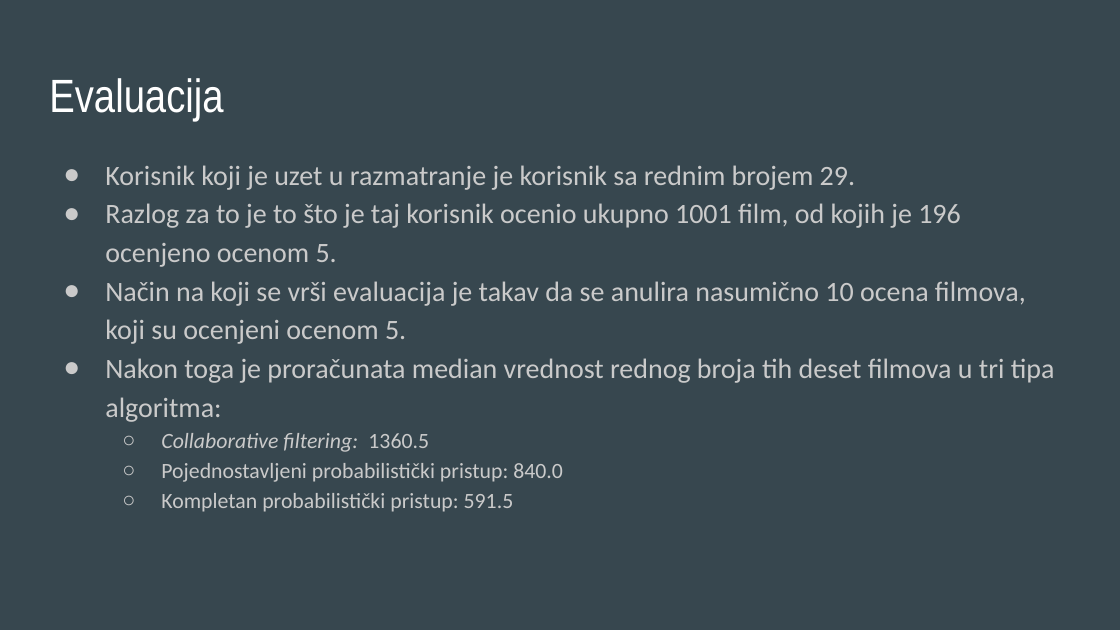
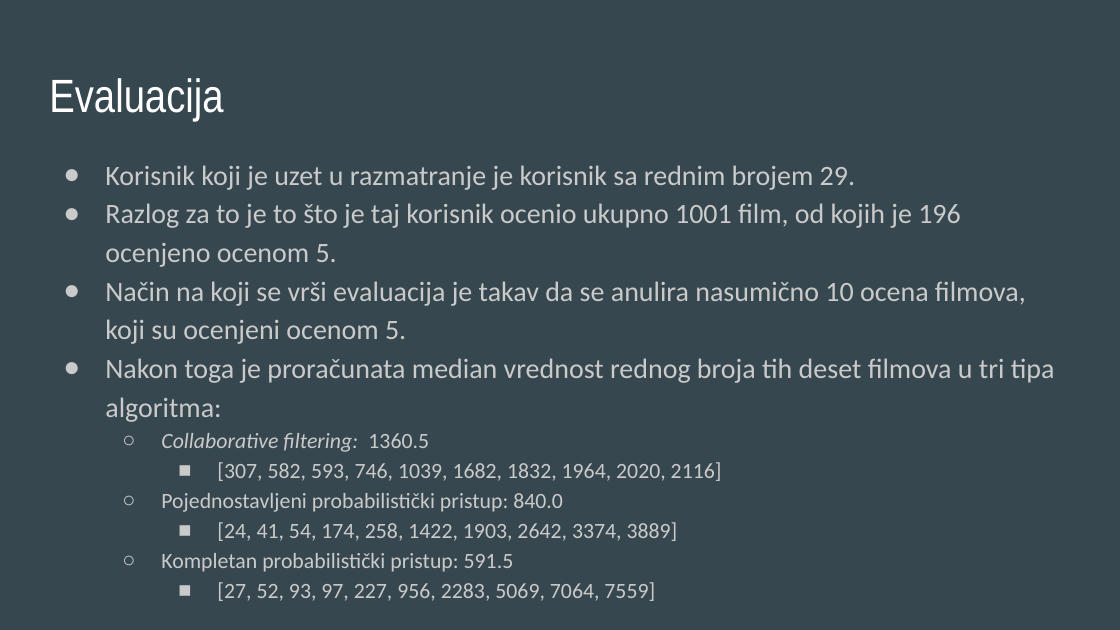
Before and after one commit to svetozarstojkovic/movie-recommender-probabilistic, a slide deck: slide 14 of prezentacija/Sistem za preporuku zasnovan na probabilističkom pristupu.pptx. Drawn at 1120x630 pixels with LibreOffice and Linux fonts; fonts in the diff are those of the drawing. Boxes give left, top, right and bottom in pixels: in the first picture for what was removed or moved away, otherwise in the second. Text is boxed around its words. In the diff, an @@ line names an element or a change of style, - is before the commit and + after.

```diff
--- a/prezentacija/Sistem za preporuku zasnovan na probabilističkom pristupu.pptx
+++ b/prezentacija/Sistem za preporuku zasnovan na probabilističkom pristupu.pptx
@@ text at [217, 462, 722, 481]: paragraph added @@
+    ■ [307, 582, 593, 746, 1039, 1682, 1832, 1964, 2020, 2116]
@@ text at [217, 522, 678, 541]: paragraph added @@
+    ■ [24, 41, 54, 174, 258, 1422, 1903, 2642, 3374, 3889]
@@ text at [217, 582, 655, 601]: paragraph added @@
+    ■ [27, 52, 93, 97, 227, 956, 2283, 5069, 7064, 7559]
```
Also in this commit, not shown: 1 other file.
